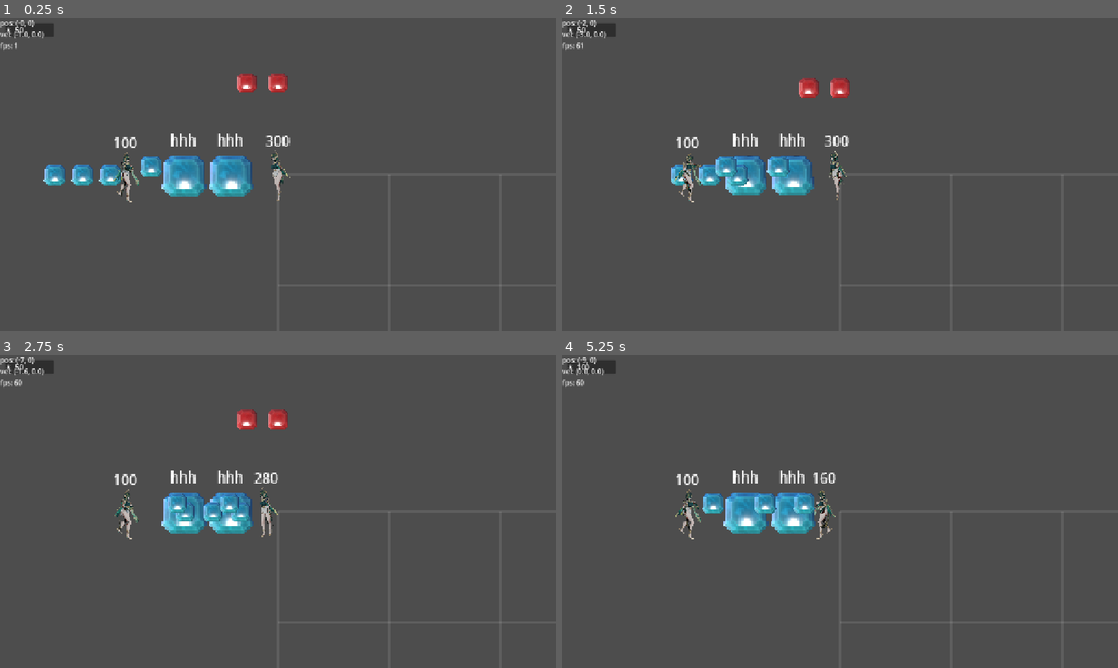
Above: before the commit, frames 1-4 (two rows, left to right).
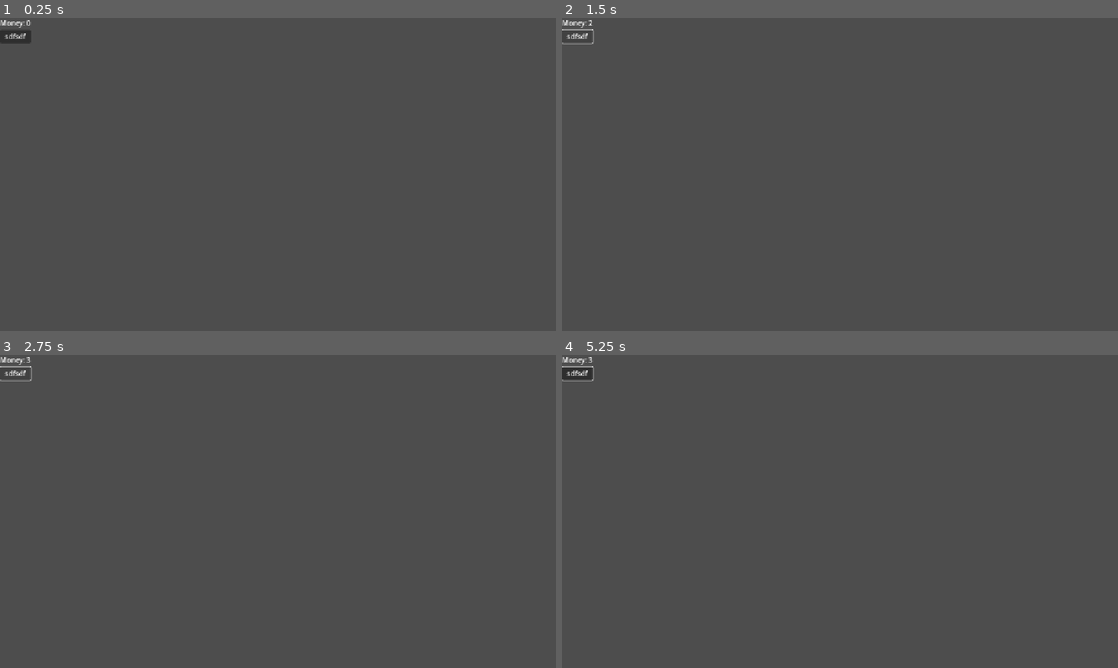
Above: after the commit, the same moments.

Repository: unjerry/GGJ2026
Game: Godot game, scene res://system/tess/tess.tscn
The game is run twice, just before and just after one commit, with the same random seed, the same clock (stepped at 60 frames per second) and the same inputs. Before the commit the project starts from res://system/playground/playground.tscn.
Inputs (mouse positions are in pixels of both pictures, inside the frame that each line leads up to):
- Up to frame 1 (0.25 s): no input
- Up to frame 2 (1.5 s): click (578, 36) at 0.5 s, where only the run after the commit has a clickable "sdfsdf"; click (578, 36) at 1.25 s, where only the run after the commit has a clickable "sdfsdf"
- Up to frame 3 (2.75 s): click (16, 373) at 2 s, where only the run after the commit has a clickable "sdfsdf"
- Up to frame 4 (5.25 s): move the mouse to (840, 420) at 2.77 s; click (840, 420) at 2.92 s; move the mouse to (806, 420) at 3.52 s; click (806, 420) at 3.67 s; move the mouse to (895, 442) at 4.27 s; click (895, 442) at 4.42 s; move the mouse to (812, 574) at 5.02 s; click (812, 574) at 5.17 s

The runs differ from the first frame. In frame 1, 4.5% of the frame differs, in the area x 0-91%, y 0-86%; in frame 2, 3.9%; in frame 3, 3.6%; in frame 4, 3.5%.

Commit message:
uibutton

Diff:
--- a/svs-4-5-1/project.godot
+++ b/svs-4-5-1/project.godot
@@ -11,7 +11,7 @@
 [application]
 
 config/name="svs-4_5_1"
-run/main_scene="uid://sls7oy7oswuo"
+run/main_scene="uid://trboajnh24cs"
 config/features=PackedStringArray("4.5", "GL Compatibility")
 config/icon="uid://c36unqqy3mi7e"
 
--- /dev/null
+++ b/svs-4-5-1/system/tess/button.gd
@@ -0,0 +1,17 @@
+extends Control
+
+var money := 0
+
+@onready var money_label: Label = $"../Label"
+@onready var add_button: Button = $"."
+
+func _ready():
+	add_button.pressed.connect(on_add_pressed)
+	update_ui()
+
+func on_add_pressed():
+	money += 1
+	update_ui()
+
+func update_ui():
+	money_label.text = "Money: %d" % money
--- /dev/null
+++ b/svs-4-5-1/system/tess/tess.tscn
@@ -0,0 +1,22 @@
+[gd_scene load_steps=2 format=3 uid="uid://trboajnh24cs"]
+
+[ext_resource type="Script" uid="uid://0x0ujd5camwg" path="res://system/tess/button.gd" id="1_qqs75"]
+
+[node name="Control" type="Control"]
+layout_mode = 3
+anchors_preset = 0
+offset_right = 40.0
+offset_bottom = 40.0
+
+[node name="VBoxContainer" type="VBoxContainer" parent="."]
+layout_mode = 0
+offset_right = 40.0
+offset_bottom = 40.0
+
+[node name="Label" type="Label" parent="VBoxContainer"]
+layout_mode = 2
+
+[node name="Button" type="Button" parent="VBoxContainer"]
+layout_mode = 2
+text = "sdfsdf"
+script = ExtResource("1_qqs75")
Not shown, changed: svs-4-5-1/export_presets.cfg
Not shown, added: svs-4-5-1/system/tess/button.gd.uid
